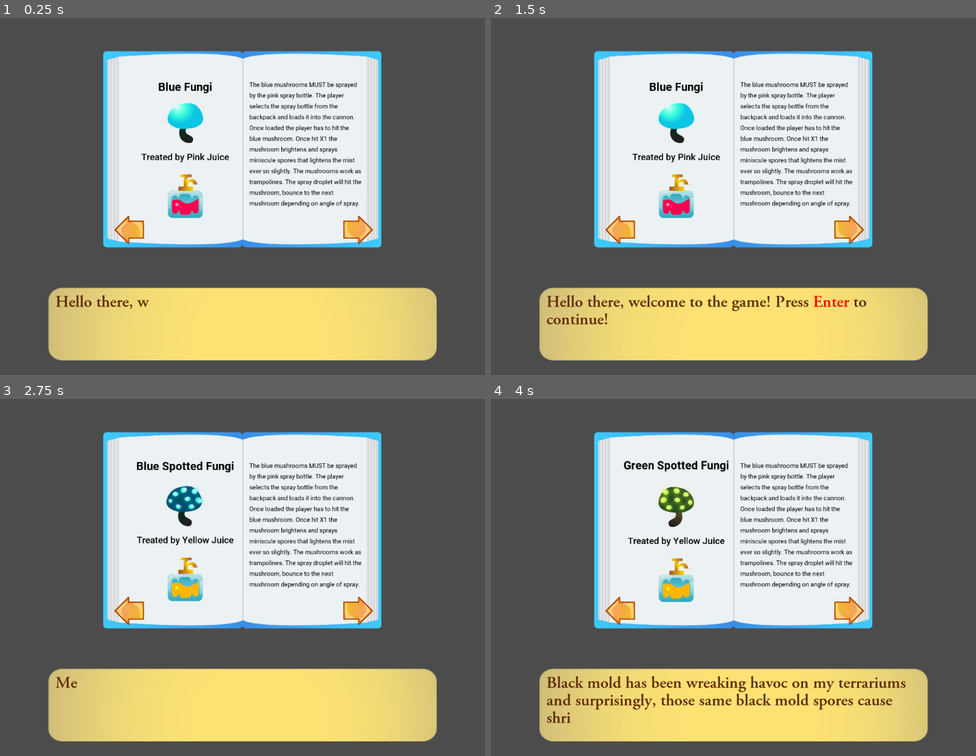
Above: before the commit, frames 1-4 (two rows, left to right).
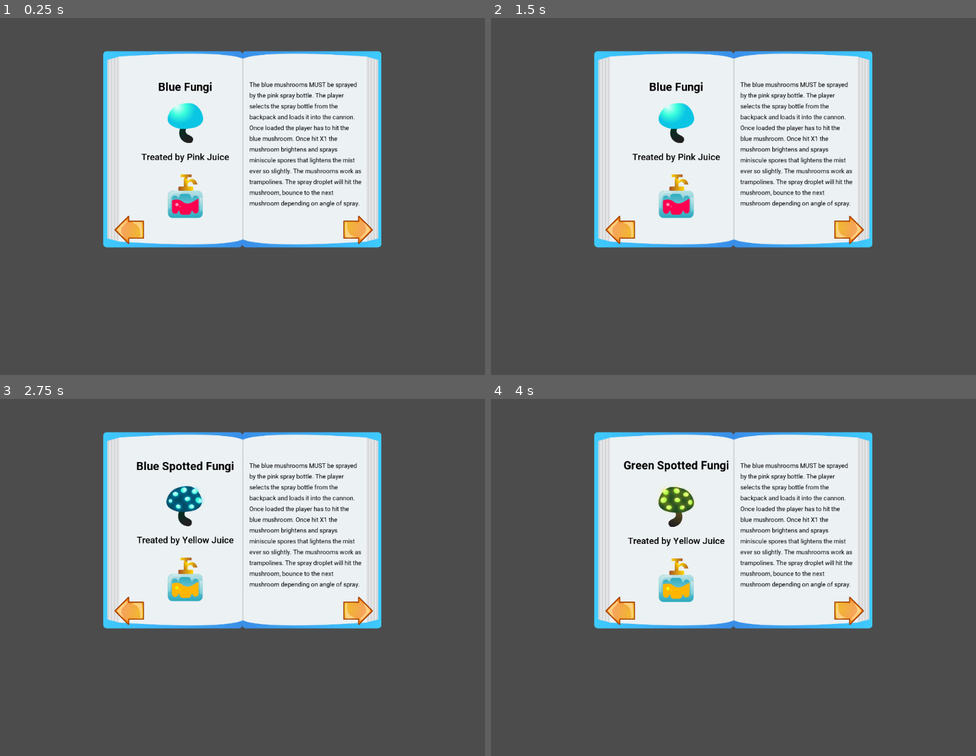
Above: after the commit, the same moments.

Repository: kleimaj/gaming-club-dev
Game: Godot game, scene res://Scenes/Cutscene/Cutscene.tscn
Two runs of this game, one before a commit and one after it. Both use one fixed random seed, a clock stepped at 60 frames per second and the inputs below. This scene is started directly instead of the project's main scene.
Inputs (mouse positions are in pixels of both pictures, inside the frame that each line leads up to):
- Up to frame 1 (0.25 s): no input
- Up to frame 2 (1.5 s): click (621, 228) at 0.5 s; click (849, 228) at 1.25 s
- Up to frame 3 (2.75 s): tap Enter (ui_accept) at 2, 2.27 s; move the mouse to (349, 559) at 2.02 s; hold D (forward) from 2.03 s (still down); hold Mouse wheel up (ZoomIn) from 2.03 s (still down); click (349, 559) at 2.17 s
- Up to frame 4 (4 s): move the mouse to (636, 595) at 2.77 s; release D (forward) at 2.78 s; release Mouse wheel up (ZoomIn) at 2.78 s; hold A (back) 2.78-3.53 s; tap Mouse wheel down (ZoomOut) at 2.85 s; tap Enter (ui_accept) at 3.02 s; move the mouse to (782, 498) at 3.52 s; hold D (forward) from 3.53 s (still down); click (782, 498) at 3.6 s

The runs differ from the first frame. In frame 1, 16% of the frame differs, in the area x 9-91%, y 75-96%; in frame 2, 16%; in frame 3, 16%; in frame 4, 16%.

Commit message:
adds Intro scene and animation

Diff:
--- a/Scenes/Cutscene/Book.tscn
+++ b/Scenes/Cutscene/Book.tscn
@@ -217,7 +217,7 @@
 curve = SubResource( 5 )
 
 [node name="PathFollow2D" type="PathFollow2D" parent="BookTexture/Path2D"]
-position = Vector2( 901.956, 543.523 )
+position = Vector2( 901.954, 543.523 )
 rotation = 0.00520463
 offset = 7869.5
 rotate = false
--- a/Scenes/Cutscene/Cutscene.tscn
+++ b/Scenes/Cutscene/Cutscene.tscn
@@ -54,6 +54,7 @@
 [node name="Book" parent="." instance=ExtResource( 5 )]
 
 [node name="DialogueBox" type="Control" parent="."]
+modulate = Color( 1, 1, 1, 0 )
 anchor_left = 0.5
 anchor_top = 1.0
 anchor_right = 0.5
--- /dev/null
+++ b/Scenes/Cutscene/Intro.gd
@@ -0,0 +1,6 @@
+extends "res://Scripts/Cutscene.gd"
+
+
+
+func _on_Button_pressed():
+	$AnimationPlayer.play("FadeOutCanvas")
--- /dev/null
+++ b/Scenes/Cutscene/Intro.tscn
@@ -0,0 +1,201 @@
+[gd_scene load_steps=9 format=2]
+
+[ext_resource path="res://Scenes/Cutscene/Cutscene.tscn" type="PackedScene" id=1]
+[ext_resource path="res://Assets/GFX/cutscene/Env01.png" type="Texture" id=2]
+[ext_resource path="res://Assets/GFX/cutscene/bush.png" type="Texture" id=3]
+[ext_resource path="res://Scenes/Cutscene/Intro.gd" type="Script" id=4]
+[ext_resource path="res://Fonts/Roboto-Bold.ttf" type="DynamicFontData" id=5]
+
+[sub_resource type="DynamicFont" id=1]
+size = 50
+use_filter = true
+font_data = ExtResource( 5 )
+
+[sub_resource type="Animation" id=2]
+resource_name = "FadeOutCanvas"
+tracks/0/type = "value"
+tracks/0/path = NodePath("CanvasLayer/CenterContainer:visible")
+tracks/0/interp = 1
+tracks/0/loop_wrap = true
+tracks/0/imported = false
+tracks/0/enabled = true
+tracks/0/keys = {
+"times": PoolRealArray( 0.1, 1 ),
+"transitions": PoolRealArray( 1, 1 ),
+"update": 1,
+"values": [ true, false ]
+}
+tracks/1/type = "value"
+tracks/1/path = NodePath("CanvasLayer/CenterContainer:modulate")
+tracks/1/interp = 1
+tracks/1/loop_wrap = true
+tracks/1/imported = false
+tracks/1/enabled = true
+tracks/1/keys = {
+"times": PoolRealArray( 0.1, 1 ),
+"transitions": PoolRealArray( 1, 1 ),
+"update": 0,
+"values": [ Color( 1, 1, 1, 1 ), Color( 1, 1, 1, 0 ) ]
+}
+tracks/2/type = "value"
+tracks/2/path = NodePath("CanvasLayer/Trees/RightTrees:position")
+tracks/2/interp = 1
+tracks/2/loop_wrap = true
+tracks/2/imported = false
+tracks/2/enabled = true
+tracks/2/keys = {
+"times": PoolRealArray( 0.1, 1 ),
+"transitions": PoolRealArray( 1, -2 ),
+"update": 0,
+"values": [ Vector2( 0, 0 ), Vector2( 500, 0 ) ]
+}
+tracks/3/type = "value"
+tracks/3/path = NodePath("CanvasLayer/Trees/LeftTrees:position")
+tracks/3/interp = 1
+tracks/3/loop_wrap = true
+tracks/3/imported = false
+tracks/3/enabled = true
+tracks/3/keys = {
+"times": PoolRealArray( 0.1, 1 ),
+"transitions": PoolRealArray( 1, -2 ),
+"update": 0,
+"values": [ Vector2( 0, 0 ), Vector2( -500, 0 ) ]
+}
+
+[sub_resource type="Animation" id=3]
+resource_name = "MoveTrees"
+tracks/0/type = "value"
+tracks/0/path = NodePath("CanvasLayer/Trees/RightTrees:position")
+tracks/0/interp = 1
+tracks/0/loop_wrap = true
+tracks/0/imported = false
+tracks/0/enabled = true
+tracks/0/keys = {
+"times": PoolRealArray( 0, 1 ),
+"transitions": PoolRealArray( 1, 1 ),
+"update": 0,
+"values": [ Vector2( 0, 0 ), Vector2( 500, 0 ) ]
+}
+tracks/1/type = "value"
+tracks/1/path = NodePath("CanvasLayer/Trees/LeftTrees:position")
+tracks/1/interp = 1
+tracks/1/loop_wrap = true
+tracks/1/imported = false
+tracks/1/enabled = true
+tracks/1/keys = {
+"times": PoolRealArray( 0, 1 ),
+"transitions": PoolRealArray( 1, -2 ),
+"update": 0,
+"values": [ Vector2( 0, 0 ), Vector2( -500, 0 ) ]
+}
+
+[node name="Cutscene" instance=ExtResource( 1 )]
+script = ExtResource( 4 )
+
+[node name="Book" parent="." index="0"]
+visible = false
+
+[node name="DialogueBox" parent="." index="1"]
+visible = false
+
+[node name="CanvasLayer" type="CanvasLayer" parent="." index="2"]
+
+[node name="Backdrop" type="TextureRect" parent="CanvasLayer" index="0"]
+anchor_right = 1.0
+anchor_bottom = 1.0
+margin_left = -307.808
+margin_top = -0.29126
+margin_right = 256.192
+margin_bottom = 33.7087
+texture = ExtResource( 2 )
+expand = true
+__meta__ = {
+"_edit_use_anchors_": false
+}
+
+[node name="Trees" type="Control" parent="CanvasLayer" index="1"]
+anchor_left = 0.5
+anchor_top = 1.0
+anchor_right = 0.5
+anchor_bottom = 1.0
+margin_left = -512.0
+margin_top = -754.0
+margin_right = 512.0
+__meta__ = {
+"_edit_use_anchors_": false
+}
+
+[node name="RightTrees" type="Node2D" parent="CanvasLayer/Trees" index="0"]
+position = Vector2( 55.5556, 0 )
+
+[node name="Sprite" type="Sprite" parent="CanvasLayer/Trees/RightTrees" index="0"]
+position = Vector2( 569.056, 562 )
+scale = Vector2( 0.294413, 0.294413 )
+texture = ExtResource( 3 )
+
+[node name="Sprite3" type="Sprite" parent="CanvasLayer/Trees/RightTrees" index="1"]
+position = Vector2( 795.056, 558 )
+scale = Vector2( 0.294413, 0.294413 )
+texture = ExtResource( 3 )
+
+[node name="LeftTrees" type="Node2D" parent="CanvasLayer/Trees" index="1"]
+position = Vector2( -55.5556, 0 )
+
+[node name="Sprite4" type="Sprite" parent="CanvasLayer/Trees/LeftTrees" index="0"]
+position = Vector2( 41.0558, 552 )
+scale = Vector2( 0.294413, 0.294413 )
+texture = ExtResource( 3 )
+
+[node name="Sprite2" type="Sprite" parent="CanvasLayer/Trees/LeftTrees" index="1"]
+position = Vector2( 273.056, 558 )
+scale = Vector2( 0.294413, 0.294413 )
+texture = ExtResource( 3 )
+
+[node name="CenterContainer" type="VBoxContainer" parent="CanvasLayer" index="2"]
+modulate = Color( 1, 1, 1, 0.888889 )
+anchor_right = 1.0
+anchor_bottom = 1.0
+margin_left = 9.66772
+margin_top = -6.44519
+margin_right = 9.66772
+margin_bottom = -6.44519
+custom_constants/separation = 0
+alignment = 1
+__meta__ = {
+"_edit_use_anchors_": false
+}
+
+[node name="Title" type="RichTextLabel" parent="CanvasLayer/CenterContainer" index="0"]
+margin_top = 329.0
+margin_right = 1024.0
+margin_bottom = 404.0
+rect_min_size = Vector2( 1024, 75 )
+custom_fonts/normal_font = SubResource( 1 )
+bbcode_enabled = true
+bbcode_text = "[center]FemBlast[/center]!"
+text = "FemBlast!"
+__meta__ = {
+"_edit_use_anchors_": false
+}
+
+[node name="ButtonContainer" type="CenterContainer" parent="CanvasLayer/CenterContainer" index="1"]
+margin_top = 404.0
+margin_right = 1024.0
+margin_bottom = 424.0
+__meta__ = {
+"_edit_use_anchors_": false
+}
+
+[node name="Button" type="Button" parent="CanvasLayer/CenterContainer/ButtonContainer" index="0"]
+margin_left = 487.0
+margin_right = 537.0
+margin_bottom = 20.0
+text = "START"
+__meta__ = {
+"_edit_use_anchors_": false
+}
+
+[node name="AnimationPlayer" type="AnimationPlayer" parent="." index="3"]
+anims/FadeOutCanvas = SubResource( 2 )
+anims/MoveTrees = SubResource( 3 )
+[connection signal="pressed" from="CanvasLayer/CenterContainer/ButtonContainer/Button" to="." method="_on_Button_pressed"]
Not shown, added: logs/godot.log
